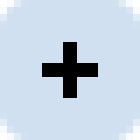
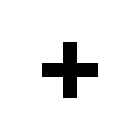
Comparing the layer stacks of the two 140×140 images. Changes:
removed layer "Background" over [0, 0, 140, 140]
